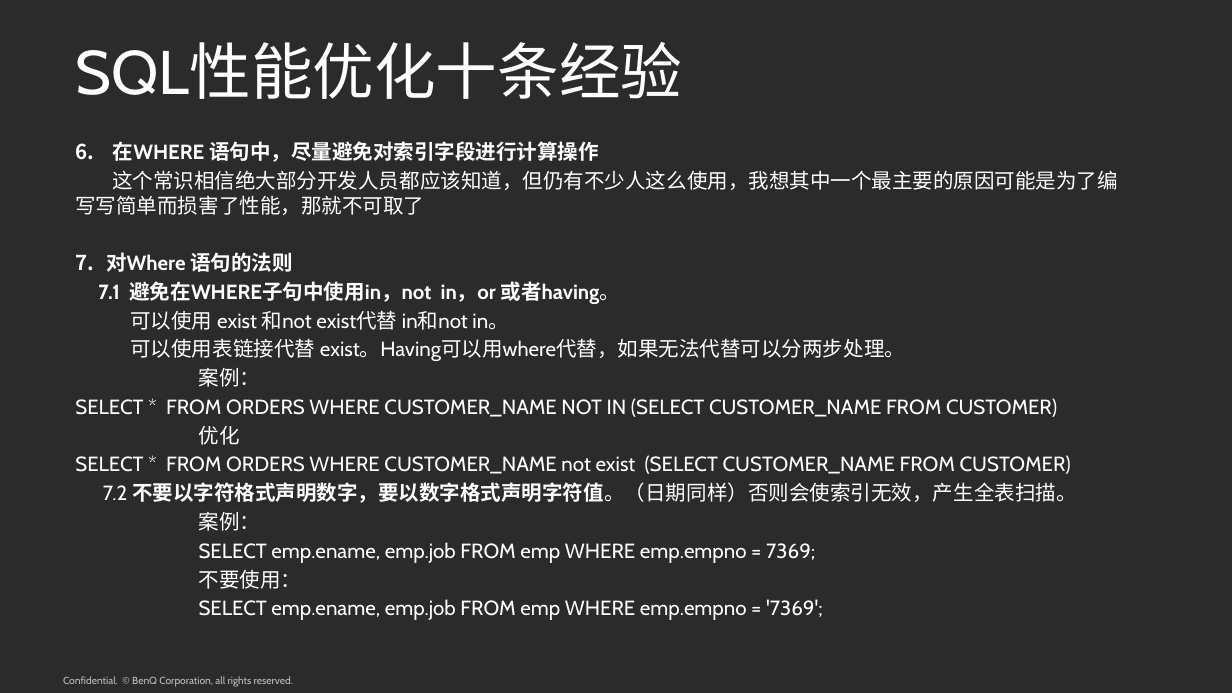
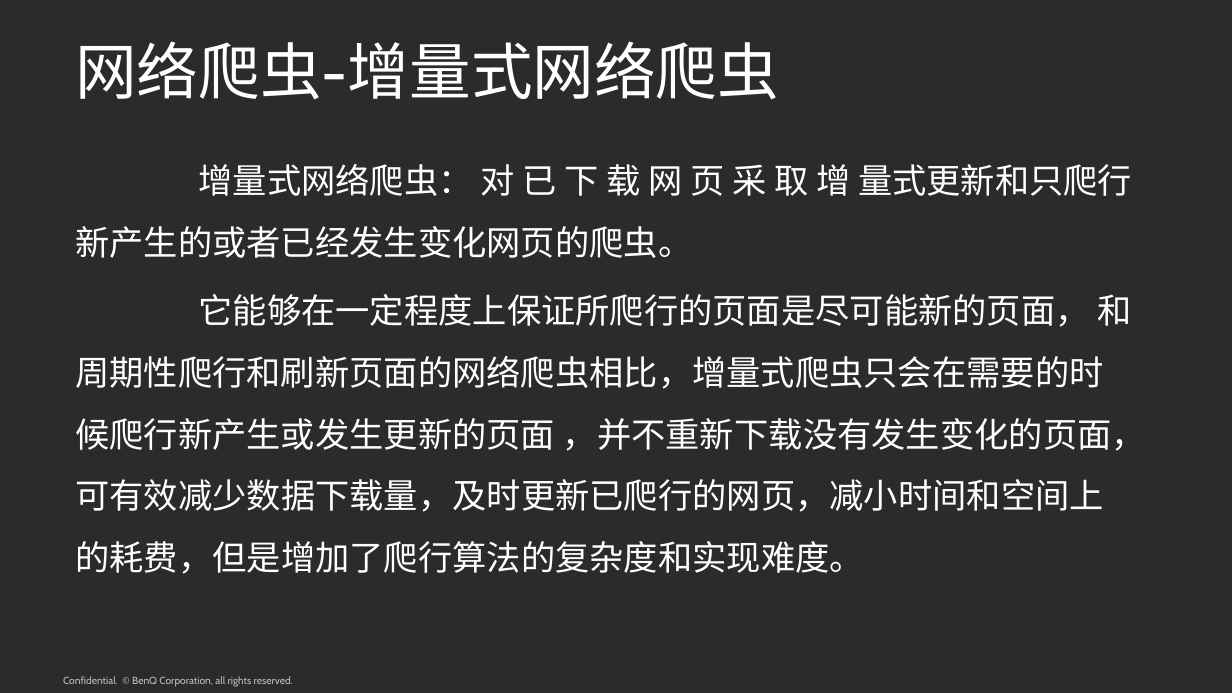
Before and after one commit to youngyeah/doubanCrawler, a slide deck: slide 11 of TehShare/网络爬虫.pptx. Drawn at 1232x693 pixels with LibreOffice and Linux fonts; fonts in the diff are those of the drawing; background and template pictures are left out; a plain dark background stands for a picture behind light text. Boxes give left, top, right and bottom in pixels: in the first picture for what was removed or moved away, otherwise in the second. Text is boxed around its words. In the diff, an @@ line names an element or a change of style, - is before the commit and + after.

```diff
--- a/TehShare/网络爬虫.pptx
+++ b/TehShare/网络爬虫.pptx
@@ text at [75, 41, 779, 100]: text changed @@
-SQL性能优化十条经验
+网络爬虫-增量式网络爬虫
@@ text at [75, 164, 1146, 574]: text changed; size 12 to 20 pt @@
-6. 在WHERE 语句中，尽量避免对索引字段进行计算操作
-这个常识相信绝大部分开发人员都应该知道，但仍有不少人这么使用，我想其中一个最主要的原因可能是为了编写写简单而损害了性能，那就不可取了
-7. 对Where 语句的法则
-7.1 避免在WHERE子句中使用in，not in，or 或者having。
-可以使用 exist 和not exist代替 in和not in。
-可以使用表链接代替 exist。Having可以用where代替，如果无法代替可以分两步处理。
-案例：
-SELECT * FROM ORDERS WHERE CUSTOMER_NAME NOT IN (SELECT CUSTOMER_NAME FROM CUSTOMER)
-优化
-SELECT * FROM ORDERS WHERE CUSTOMER_NAME not exist (SELECT CUSTOMER_NAME FROM CUSTOMER)
-7.2 不要以字符格式声明数字，要以数字格式声明字符值。（日期同样）否则会使索引无效，产生全表扫描。
-案例：
-SELECT emp.ename, emp.job FROM emp WHERE emp.empno = 7369;
-不要使用：
-SELECT emp.ename, emp.job FROM emp WHERE emp.empno = '7369';
+增量式网络爬虫： 对 已 下 载 网 页 采 取 增 量式更新和只爬行新产生的或者已经发生变化网页的爬虫。
+它能够在一定程度上保证所爬行的页面是尽可能新的页面， 和周期性爬行和刷新页面的网络爬虫相比，增量式爬虫只会在需要的时候爬行新产生或发生更新的页面 ，并不重新下载没有发生变化的页面，可有效减少数据下载量，及时更新已爬行的网页，减小时间和空间上的耗费，但是增加了爬行算法的复杂度和实现难度。
```
Also in this commit, not shown: 5 other slides changed, 5 slides added, 5 slides removed.
